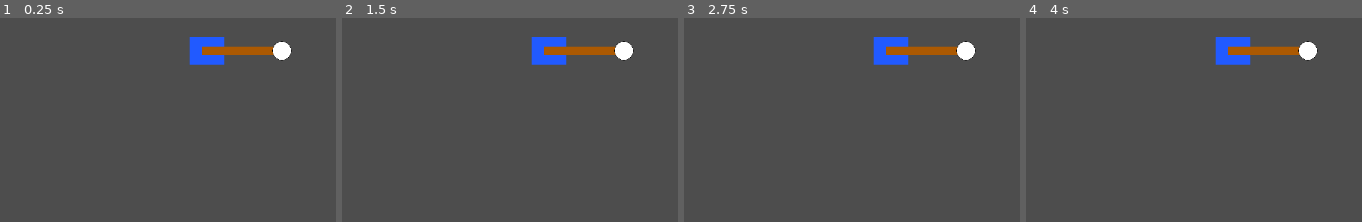
Above: before the commit, frames 1-4 (left to right).
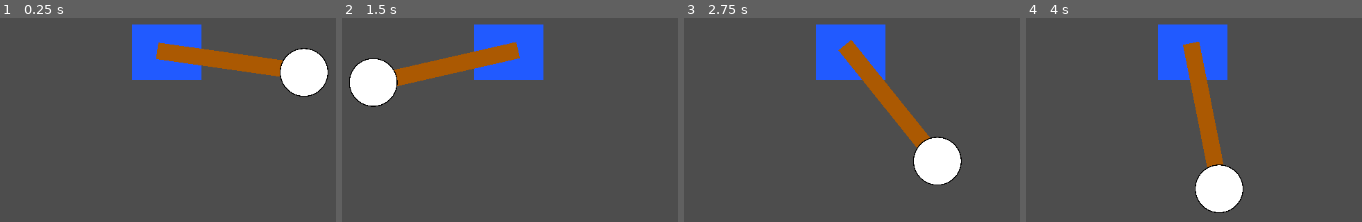
Above: after the commit, the same moments.

Repository: ConjunctionJustin/Upside-Down-Pendulum-Balancer
Game: Godot game, scene res://main.tscn
The game is run twice, just before and just after one commit, with the same random seed, the same clock (stepped at 60 frames per second) and the same inputs.
Inputs:
- Up to frame 1 (0.25 s): no input
- Up to frame 2 (1.5 s): no input
- Up to frame 3 (2.75 s): no input
- Up to frame 4 (4 s): no input

The runs differ from the first frame. In frame 1, 11% of the frame differs, in the area x 39-98%, y 2-39%; in frame 2, 12%; in frame 3, 12%; in frame 4, 12%, in the area x 39-87%, y 2-96%.

Commit message:
Basic Pendulum Working

Diff:
--- a/main.tscn
+++ b/main.tscn
@@ -12,11 +12,17 @@
 radius = 13.0384
 
 [node name="Node2D" type="Node2D"]
-position = Vector2(594, 336)
 
 [node name="StaticBody2D" type="StaticBody2D" parent="."]
+position = Vector2(536, 338)
+scale = Vector2(2, 2)
 collision_layer = 64
 metadata/_edit_group_ = true
+
+[node name="PinJoint2D" type="PinJoint2D" parent="StaticBody2D"]
+scale = Vector2(0.5, 0.5)
+node_a = NodePath("..")
+node_b = NodePath("../../RigidBody2D")
 
 [node name="CollisionShape2D" type="CollisionShape2D" parent="StaticBody2D"]
 shape = SubResource("RectangleShape2D_vrdmp")
@@ -37,21 +43,22 @@
 color = Color(0.129412, 0.352941, 1, 1)
 metadata/_edit_use_anchors_ = true
 
-[node name="PinJoint2D" type="PinJoint2D" parent="."]
-visible = false
-node_a = NodePath("../StaticBody2D")
-node_b = NodePath("../StaticBody2D2")
+[node name="RigidBody2D" type="RigidBody2D" parent="."]
+position = Vector2(736, 339)
+metadata/_edit_group_ = true
 
-[node name="StaticBody2D2" type="StaticBody2D" parent="."]
+[node name="StaticBody2D2" type="StaticBody2D" parent="RigidBody2D"]
+position = Vector2(-200, -1)
+scale = Vector2(2, 2)
 collision_layer = 128
 metadata/_edit_group_ = true
 
-[node name="CollisionShape2D" type="CollisionShape2D" parent="StaticBody2D2"]
+[node name="CollisionShape2D" type="CollisionShape2D" parent="RigidBody2D/StaticBody2D2"]
 position = Vector2(50, 0)
 shape = SubResource("RectangleShape2D_r527v")
 disabled = true
 
-[node name="ColorRect" type="ColorRect" parent="StaticBody2D2"]
+[node name="ColorRect" type="ColorRect" parent="RigidBody2D/StaticBody2D2"]
 offset_left = -7.0
 offset_top = -6.0
 offset_right = 107.0
@@ -59,18 +66,9 @@
 color = Color(0.671291, 0.349331, 0.0102401, 1)
 metadata/_edit_use_anchors_ = true
 
-[node name="RigidBody2D" type="RigidBody2D" parent="."]
-position = Vector2(108, 0)
-metadata/_edit_group_ = true
-
 [node name="CollisionShape2D" type="CollisionShape2D" parent="RigidBody2D"]
 shape = SubResource("CircleShape2D_4ofid")
 
 [node name="Sprite2D" type="Sprite2D" parent="RigidBody2D"]
-scale = Vector2(0.031, 0.031)
+scale = Vector2(0.08, 0.08)
 texture = ExtResource("1_ll62s")
-
-[node name="PinJoint2D2" type="PinJoint2D" parent="."]
-position = Vector2(108, 0)
-node_a = NodePath("../StaticBody2D2")
-node_b = NodePath("../RigidBody2D")
